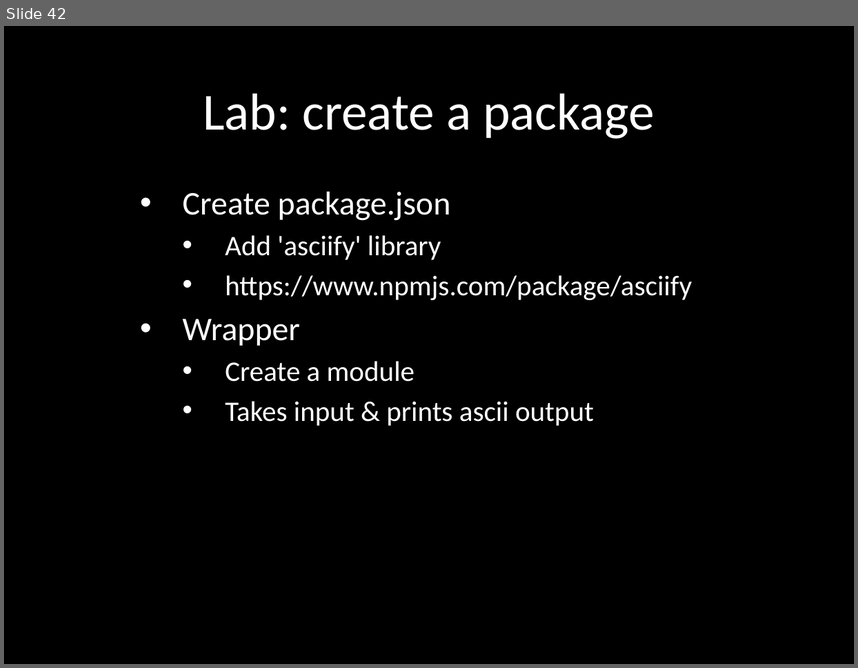
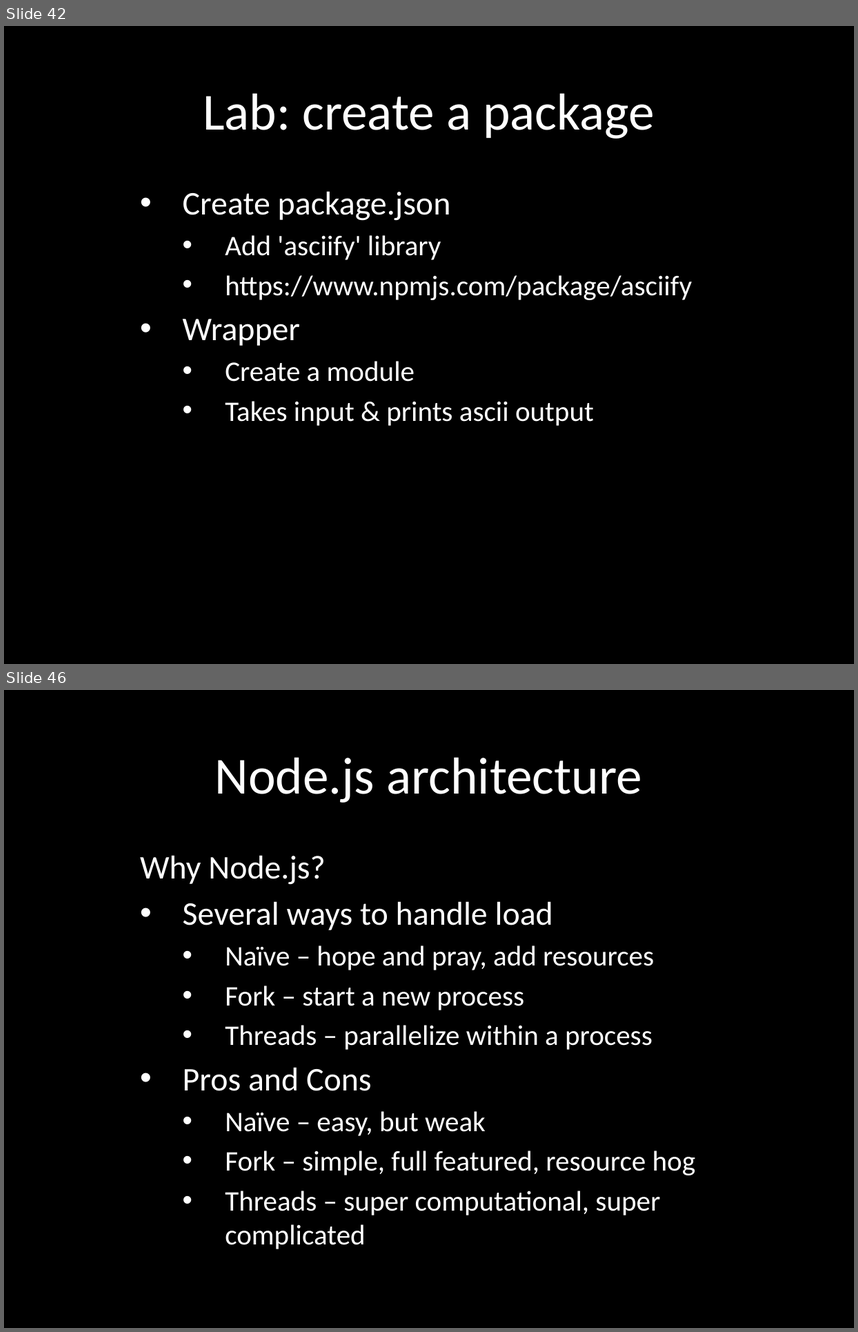
Before and after one commit to eliasjames/training-node, a slide deck: slides/Node Slides Day 1.pptx. Shown one above the other, each under a label of ours: slide 42 before the commit, slides 42 and 46 after it; the slides between them are not shown. The pictures are 858x668 and 858x1332 pixels, drawn with LibreOffice and Linux fonts; fonts in the diff are those of the drawing. Boxes give left, top, right and bottom in pixels: in the first picture for what was removed or moved away, otherwise in the second. Text is boxed around its words. In the diff, an @@ line names an element or a change of style, - is before the commit and + after.

Commit message:
Add node architecture to day 1, start day 2

```diff
--- a/slides/Node Slides Day 1.pptx
+++ b/slides/Node Slides Day 1.pptx
@@ slide 46 added at [4, 690, 854, 1328], background #000000 @@
@@ title added at [215, 757, 642, 802], 44 pt, text #FFFFFF @@
+Node.js architecture
@@ subtitle added at [140, 855, 696, 1249], 24 pt, text #FFFFFF @@
+  Why Node.js?
+  • Several ways to handle load
+    • Naïve – hope and pray, add resources
+    • Fork – start a new process
+    • Threads – parallelize within a process
+  • Pros and Cons
+    • Naïve – easy, but weak
+    • Fork – simple, full featured, resource hog
+    • Threads – super computational, super complicated
```
Also in this commit, not shown: 5 slides changed, 9 other slides added, 1 other file.
